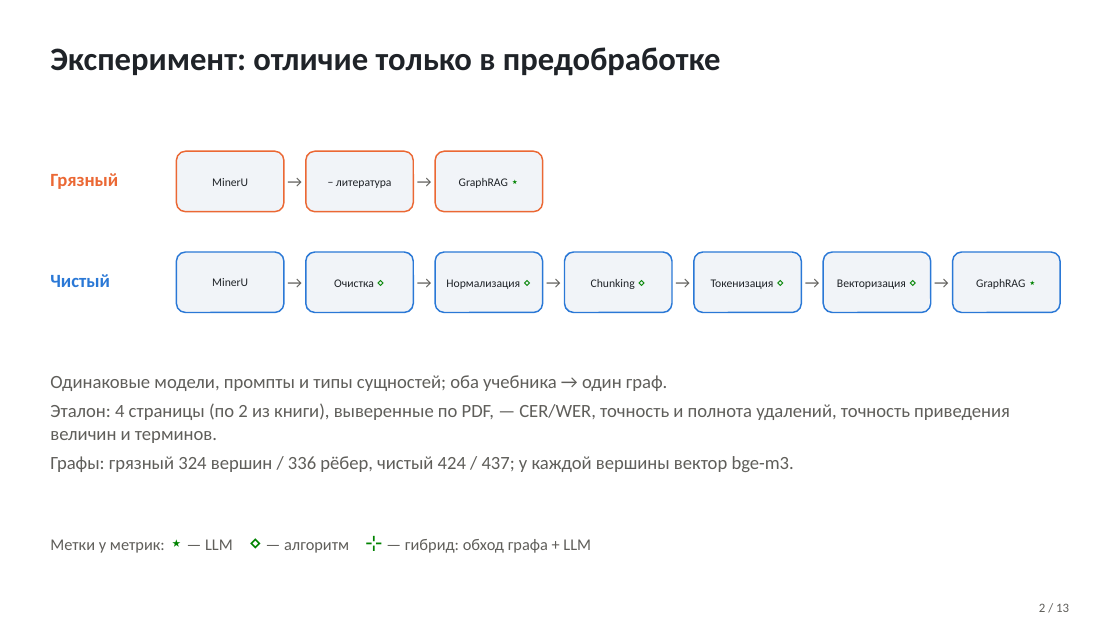
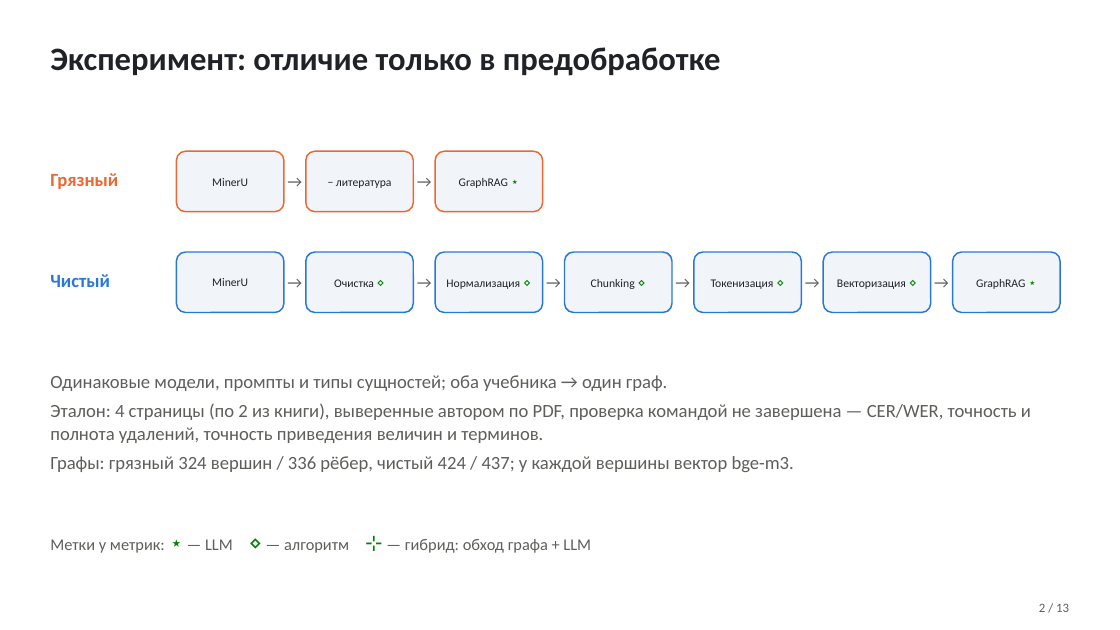
Before and after one commit to TeaDove/mam-26-1, a slide deck: slide 2 of 1-graph/lab-2/results/presentation.pptx. Drawn at 1120x630 pixels with LibreOffice and Linux fonts; fonts in the diff are those of the drawing. Boxes give left, top, right and bottom in pixels: in the first picture for what was removed or moved away, otherwise in the second. Text is boxed around its words. In the diff, an @@ line names an element or a change of style, - is before the commit and + after.

```diff
--- a/1-graph/lab-2/results/presentation.pptx
+++ b/1-graph/lab-2/results/presentation.pptx
@@ text at (x1=50, y1=403, x2=1031, y2=443): text changed @@
-Эталон: 4 страницы (по 2 из книги), выверенные по PDF, — CER/WER, точность и полнота удалений, точность приведения величин и терминов.
+Эталон: 4 страницы (по 2 из книги), выверенные автором по PDF, проверка командой не завершена — CER/WER, точность и полнота удалений, точность приведения величин и терминов.
```
Also in this commit, not shown: 3 other slides changed, 4 other files.
